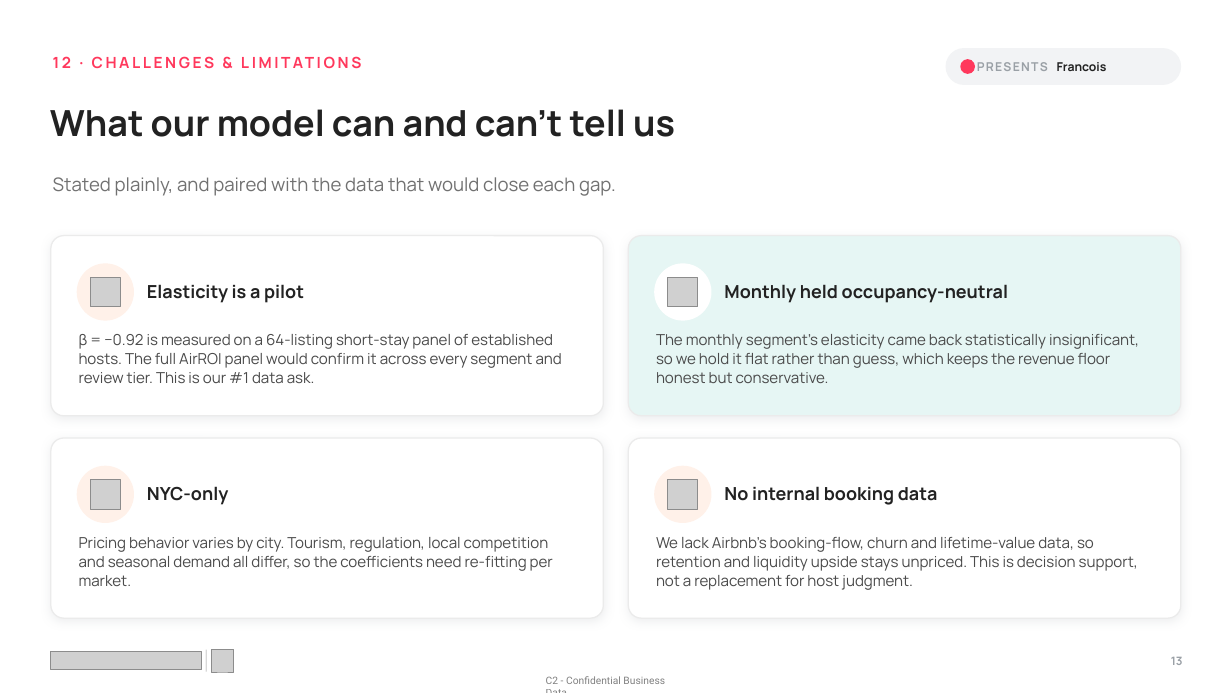
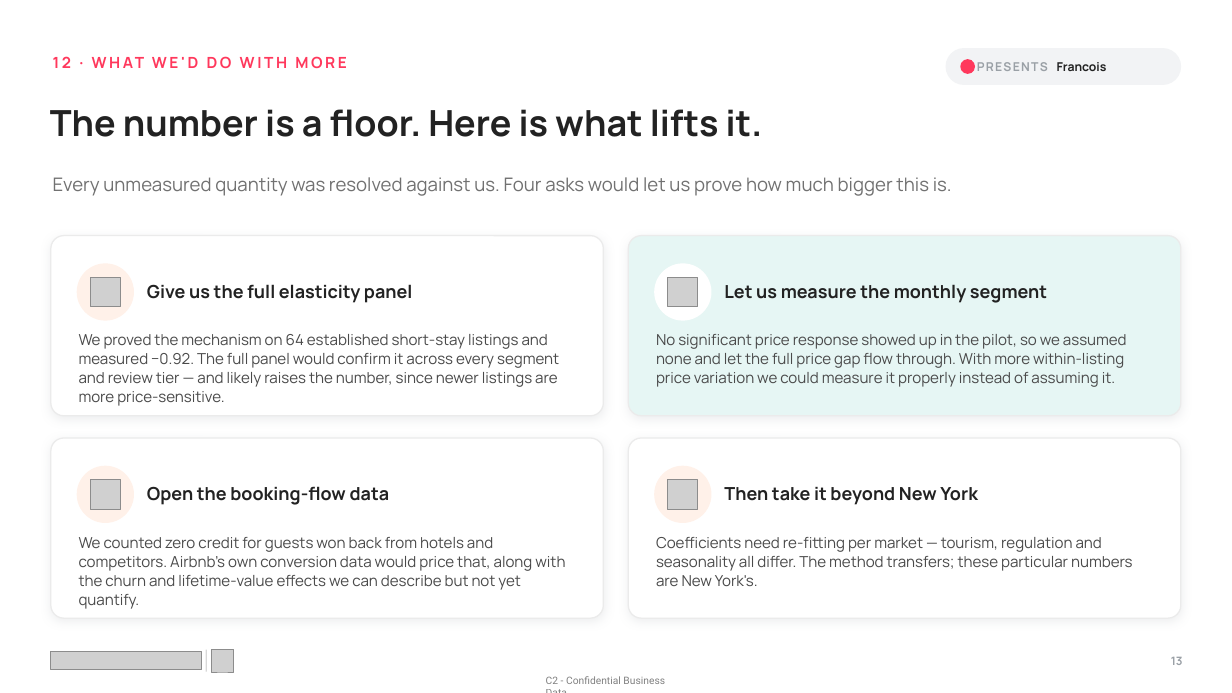
Before and after one commit to mkdn007/Cornell-Airbnb-Capstone, a slide deck: slide 13 of Airbnb Pricing Deck.pptx. Drawn at 1232x693 pixels with LibreOffice and Linux fonts; fonts in the diff are those of the drawing; grey boxes stand for pictures. Boxes give left, top, right and bottom in pixels: in the first picture for what was removed or moved away, otherwise in the second. Text is boxed around its words. In the diff, an @@ line names an element or a change of style, - is before the commit and + after.

```diff
--- a/Airbnb Pricing Deck.pptx
+++ b/Airbnb Pricing Deck.pptx
@@ text at (188, 57, 199, 68): text changed @@
-12 · CHALLENGES & LIMITATIONS
+12 · WHAT WE'D DO WITH MORE
@@ text at (50, 109, 762, 137): text changed @@
-What our model can and can't tell us
+The number is a floor. Here is what lifts it.
@@ text at (53, 177, 952, 196): text changed @@
-Stated plainly, and paired with the data that would close each gap.
+Every unmeasured quantity was resolved against us. Four asks would let us prove how much bigger this is.
@@ text at (147, 284, 412, 303): text changed @@
-Elasticity is a pilot
+Give us the full elasticity panel
@@ text at (724, 284, 1047, 303): text changed @@
-Monthly held occupancy-neutral
+Let us measure the monthly segment
@@ text at (79, 334, 559, 406): text changed @@
-β = −0.92 is measured on a 64-listing short-stay panel of established hosts. The full AirROI panel would confirm it across every segment and review tier. This is our #1 data ask.
+We proved the mechanism on 64 established short-stay listings and measured −0.92. The full panel would confirm it across every segment and review tier — and likely raises the number, since newer listings are more price-sensitive.
@@ text at (656, 334, 1127, 387): text changed @@
-The monthly segment's elasticity came back statistically insignificant, so we hold it flat rather than guess, which keeps the revenue floor honest but conservative.
+No significant price response showed up in the pilot, so we assumed none and let the full price gap flow through. With more within-listing price variation we could measure it properly instead of assuming it.
@@ text at (147, 486, 390, 505): text changed @@
-NYC-only
+Open the booking-flow data
@@ text at (724, 487, 978, 505): text changed @@
-No internal booking data
+Then take it beyond New York
@@ text at (79, 537, 565, 609): text changed @@
-Pricing behavior varies by city. Tourism, regulation, local competition and seasonal demand all differ, so the coefficients need re-fitting per market.
+We counted zero credit for guests won back from hotels and competitors. Airbnb's own conversion data would price that, along with the churn and lifetime-value effects we can describe but not yet quantify.
@@ text at (656, 537, 1133, 586): text changed @@
-We lack Airbnb's booking-flow, churn and lifetime-value data, so retention and liquidity upside stays unpriced. This is decision support, not a replacement for host judgment.
+Coefficients need re-fitting per market — tourism, regulation and seasonality all differ. The method transfers; these particular numbers are New York's.
```
Also in this commit, not shown: 5 other files.
